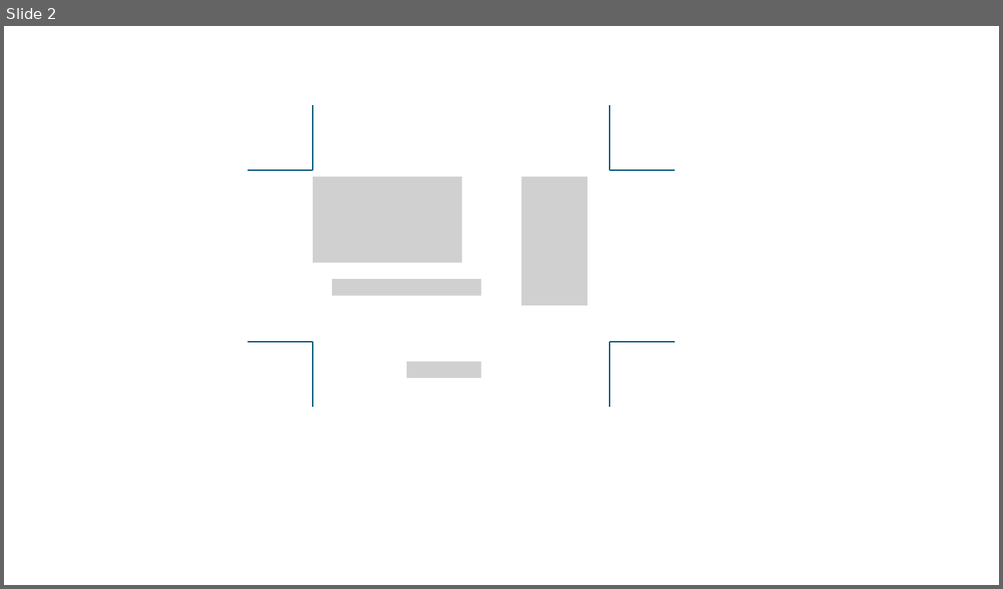
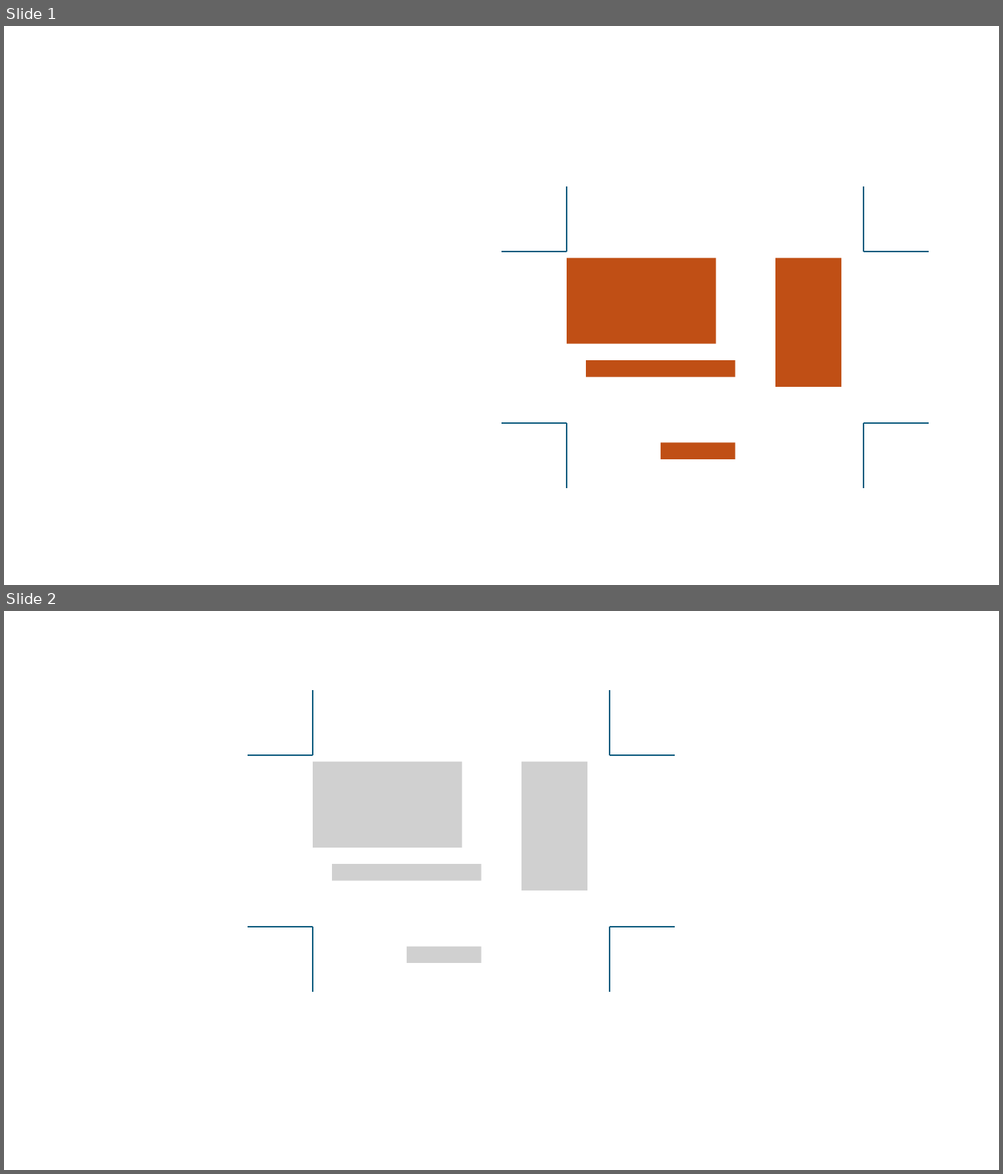
Before and after one commit to StellAuror/ComparePDF, a slide deck: pptx.pptx. Shown one above the other, each under a label of ours: slide 2 before the commit, slides 1 and 2 after it. The pictures are 1003x589 and 1003x1174 pixels, drawn with LibreOffice and Linux fonts; fonts in the diff are those of the drawing; grey boxes stand for pictures. Boxes give left, top, right and bottom in pixels: in the first picture for what was removed or moved away, otherwise in the second. Text is boxed around its words. In the diff, an @@ line names an element or a change of style, - is before the commit and + after.

```diff
--- a/pptx.pptx
+++ b/pptx.pptx
@@ slide 1 added at bbox=[4, 26, 999, 585], background #FFFFFF @@
@@ line added from (566, 252) to (566, 187), #156082 1.5 pt @@
@@ line added from (862, 252) to (862, 187), #156082 1.5 pt @@
@@ line added from (566, 252) to (502, 252), #156082 1.5 pt @@
@@ rectangle added at bbox=[566, 258, 716, 344], fill #C04F15 @@
@@ rectangle added at bbox=[776, 258, 841, 387], fill #C04F15 @@
@@ line added from (862, 252) to (928, 252), #156082 1.5 pt @@
@@ rectangle added at bbox=[586, 361, 735, 378], fill #C04F15 @@
@@ line added from (566, 423) to (502, 423), #156082 1.5 pt @@
@@ line added from (566, 423) to (566, 488), #156082 1.5 pt @@
@@ line added from (862, 423) to (862, 488), #156082 1.5 pt @@
@@ line added from (862, 423) to (928, 423), #156082 1.5 pt @@
@@ rectangle added at bbox=[660, 443, 735, 460], fill #C04F15 @@
```
Also in this commit, not shown: 1 slide removed, 5 other files.
